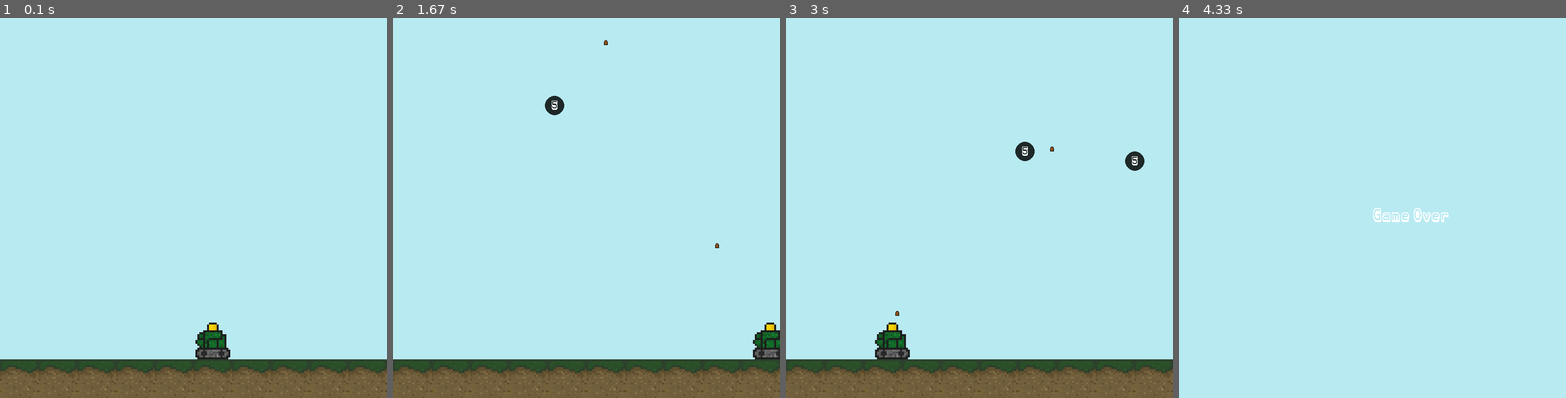
Above: before the commit, frames 1-4 (left to right).
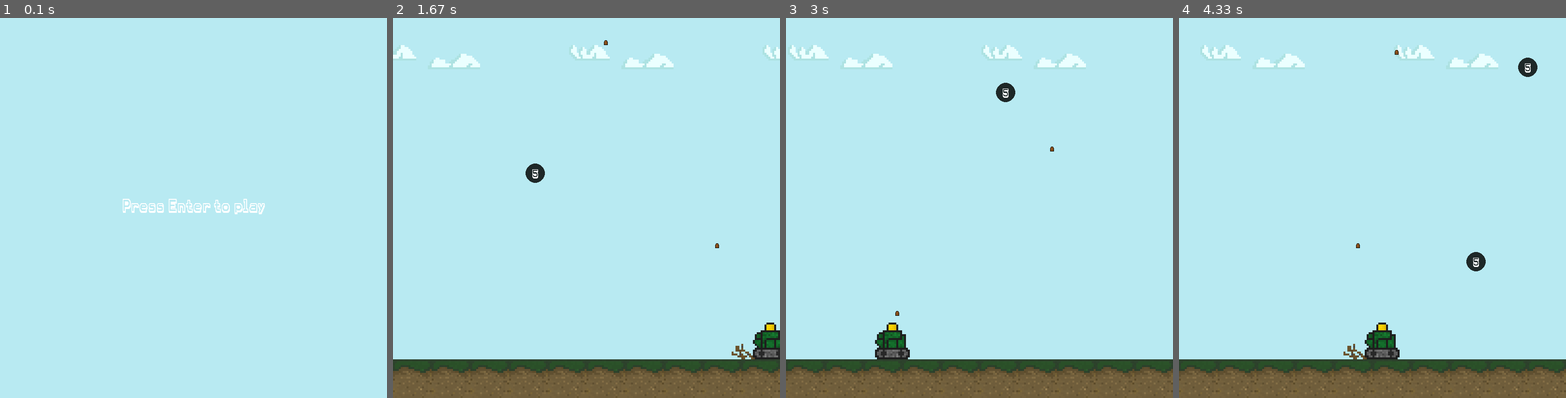
Above: after the commit, the same moments.

Repository: Dominik0409/Tank-game-using-pygame
Game: pygame game, started from tank.py
The game is run twice, just before and just after one commit, with the same random seed, the same clock (stepped at 60 frames per second) and the same inputs.
Inputs:
- Up to frame 1 (0.1 s): no input
- Up to frame 2 (1.67 s): tap Enter at 0.33 s; tap Space at 0.67, 1.07, 1.37, 1.57 s; hold Right 1-1.47 s; hold Right from 1.5 s (still down)
- Up to frame 3 (3 s): tap Space at 1.87, 2.07, 2.37, 2.63, 2.93 s; release Right at 1.97 s; hold Left 2-2.53 s; hold Left 2.57-2.97 s
- Up to frame 4 (4.33 s): hold Right 3-3.63 s; tap Space at 3.07, 3.37, 3.73, 4.03, 4.23 s; hold Left 3.67-4.13 s; hold Right from 4.17 s (still down)

The runs differ from the first frame. In frame 1, 11% of the frame differs, in the area x 0-100%, y 47-100%; in frame 2, 1.4%; in frame 3, 1.5%; in frame 4, 12%, in the area x 0-100%, y 7-100%.

Commit message:
29.08.21.1

Diff:
--- a/tank.py
+++ b/tank.py
@@ -1,5 +1,27 @@
 import pygame
 import random
+class Shield_bonus():
+    def __init__(self,game):
+        self.game = game
+        self.crate_png = pygame.image.load("resources/crate.png").convert_alpha()
+        self.crate_png = pygame.transform.scale(self.crate_png,(40,40))
+        self.bonus_shield = []
+    def draw(self):
+        self.update()
+        for i in self.bonus_shield:
+            self.game.display.blit(self.crate_png,(i[0].x,i[0].y))
+
+    def update(self):
+        for i in range(len(self.bonus_shield)):
+            self.bonus_shield[i][2] += 1/60
+            if self.bonus_shield[i][0].bottom < 700:
+                self.bonus_shield[i][0].y += (self.bonus_shield[i][1] + 9.8*self.bonus_shield[i][2])
+            else:
+                self.bonus_shield[i][0].bottom = 700
+
+
+    def spawn(self,x,y):
+        self.bonus_shield.append([pygame.Rect(x,y,20,20),5,0])
 class Ball():
     def __init__(self,game):
         self.game = game
@@ -12,7 +34,7 @@
         self.update()
         for i in self.ball:
             pygame.draw.circle(self.game.display,(30,40,40),(i[0].centerx,i[0].centery),20)
-            self.game.drawtext(20,self.game.font,str(i[4]),'white',i[0].x+13,i[0].y+5)
+            self.game.drawtext(20,self.game.font,str(i[4]),'white',i[0].centerx,i[0].centery)
     def update(self):
         for i in range(len(self.ball)):
             if self.ball[i][0].right > 800: self.ball[i][2] *= -1
@@ -22,7 +44,6 @@
             self.ball[i][0].x += self.ball[i][2]
             yv = self.ball[i][3] -self.g*self.ball[i][1]
             self.ball[i][1] += 1/60
-            print(yv)
             self.ball[i][0].y -= yv
     def spawn(self):
         if random.randint(0,100) == 1:
@@ -38,6 +59,7 @@
         if self.game.space:
             if self.cooldown == 1:
                 self.bullets_list.append(pygame.Rect(x,y,10,10))
+                self.game.sound('shot')
                 self.cooldown = 6
             else: self.cooldown -= 1
     def animate_bullets(self):
@@ -50,6 +72,8 @@
                     self.bullets_list.pop(i)
                     if self.game.ball.ball[j][4] != 1: self.game.ball.ball[j][4] -= 1
                     elif self.game.ball.ball[j][4] == 1:
+                        if random.randint(0,10) == 1:
+                            self.game.bonus_s.spawn(self.game.ball.ball[j][0].x, self.game.ball.ball[j][0].y)
                         self.game.ball.ball.pop(j)
                         self.game.score += 1
                     break
@@ -67,8 +91,35 @@
     def __init__(self,game):
         self.game = game
         self.tank = pygame.Rect(400,660,60,60)
-        self.tank_png = pygame.image.load("resources/tank.png").convert_alpha()
-        self.tank_png = pygame.transform.scale(self.tank_png,(80,80))
+        self.shield_rect = self.tank.copy()
+        self.shield_rect.inflate_ip(100,100)
+        self.shield = False
+        self.tank_png1 = pygame.image.load("resources/tank-1.png").convert_alpha()
+        self.tank_png1 = pygame.transform.scale(self.tank_png1,(80,80))
+        self.tank_png2 = pygame.image.load("resources/tank-2.png").convert_alpha()
+        self.tank_png2 = pygame.transform.scale(self.tank_png2,(80,80))
+        self.tank_png3 = pygame.image.load("resources/tank-3.png").convert_alpha()
+        self.tank_png3 = pygame.transform.scale(self.tank_png3,(80,80))
+        self.tank_png = [self.tank_png1,self.tank_png2,self.tank_png3]
+        self.frame = 1
+        self.move_left_1 = pygame.image.load("resources/move1.png").convert_alpha()
+        self.move_left_1 = pygame.transform.scale(self.move_left_1,(160,80))
+        self.move_left_2 = pygame.image.load("resources/move2.png").convert_alpha()
+        self.move_left_2 = pygame.transform.scale(self.move_left_2,(160,80))
+        self.move_left_3 = pygame.image.load("resources/move3.png").convert_alpha()
+        self.move_left_3 = pygame.transform.scale(self.move_left_3,(160,80))
+        self.move_left_4 = pygame.image.load("resources/move4.png").convert_alpha()
+        self.move_left_4 = pygame.transform.scale(self.move_left_4,(160,80))
+        self.move_left_5 = pygame.image.load("resources/move5.png").convert_alpha()
+        self.move_left_5 = pygame.transform.scale(self.move_left_5,(160,80))
+        self.move_left_6 = pygame.image.load("resources/move6.png").convert_alpha()
+        self.move_left_6 = pygame.transform.scale(self.move_left_6,(160,80))
+        self.move_left = [self.move_left_1,self.move_left_2,self.move_left_3,self.move_left_4,self.move_left_5,self.move_left_6]
+        self.frame_move_left = 0
+        self.frame_move_right = 0
+        self.shield_png = pygame.image.load("resources/shield.png").convert_alpha()
+        self.shield_png = pygame.transform.scale(self.shield_png,(160,160))
+        self.shield_time = 0
 
     def update(self):
         if self.game.left:
@@ -79,43 +130,126 @@
             self.tank.right = 800
         if self.tank.left < 0:
             self.tank.left = 0
+        self.shield_rect.midbottom = self.tank.midbottom
+
+    def animation(self):
+        if self.game.space:
+            self.game.display.blit(self.tank_png[self.frame], (self.tank.x,self.tank.y-16))
+            self.frame += 1
+            if self.frame == 3: self.frame = 0
+        else:
+            self.game.display.blit(self.tank_png[0], (self.tank.x,self.tank.y-16))
+        if self.shield:
+            self.game.display.blit(self.shield_png, (self.tank.x-40,self.tank.y-96))
+
+    def animation_move_left(self):
+        if self.game.left:
+            self.game.display.blit(self.move_left[int(self.frame_move_left/2)], (self.tank.x,self.tank.y-16))
+            self.frame_move_left += 0.5
+            if self.frame_move_left == 11: self.frame_move_left = 0
+
+    def animation_move_right(self):
+        if self.game.right:
+            self.game.display.blit(pygame.transform.flip(self.move_left[int(self.frame_move_right/2)],True,False), (self.tank.x-80,self.tank.y-16))
+            self.frame_move_right += 0.5
+            if self.frame_move_right == 11: self.frame_move_right = 0
+
+    def engine_sound(self):
+        if self.game.right or self.game.left:
+            if not self.game.engine_channel.get_busy(): self.game.engine_channel.play(self.game.engine)
+        else: self.game.engine_channel.stop()
+
+
+
 class CannonGame():
 
     def __init__(self):
         pygame.init()
+        pygame.mixer.init()
         self.clock = pygame.time.Clock()
         self.display = pygame.display.set_mode((800,800))
         self.running = True
-        self.pause = False
+        self.pause = True
         self.can = Cannon(self)
         self.bul = Bullets(self)
         self.ball = Ball(self)
+        self.bonus_s = Shield_bonus(self)
         self.score = 0
         self.grass1_png = pygame.image.load("resources/grass1.png").convert_alpha()
         self.grass1_png = pygame.transform.scale(self.grass1_png,(80,80))
+        self.cloud_1_png = pygame.image.load("resources/cloud1.png").convert_alpha()
+        self.cloud_1_png = pygame.transform.scale(self.cloud_1_png,(160,80))
+        self.cloud_2_png = pygame.image.load("resources/cloud2.png").convert_alpha()
+        self.cloud_2_png = pygame.transform.scale(self.cloud_2_png,(160,80))
+        self.cloudx = -100
         self.font = "resources/Font1.ttf"
+        self.shot = pygame.mixer.Sound("resources/shot.mp3")
+        self.engine = pygame.mixer.Sound("resources/engine.mp3")
+        self.engine_channel = pygame.mixer.Channel(1)
+        self.shot_channel = pygame.mixer.Channel(2)
         self.left, self.right, self.space = False,False,False
 
 
     def loop(self):
+        if pygame.time.get_ticks() - self.can.shield_time > 5000 and self.can.shield_time != 0:
+            self.can.shield = False
+            self.shield_time = 0
         self.can.update()
         self.bul.fire(self.can.tank.centerx+5,self.can.tank.y)
         self.display.fill((184,234,242))
+        self.draw_clouds()
         pygame.draw.rect(self.display,'red',pygame.Rect(0,0,800*(self.score/100),20))
+        self.bonus_s.draw()
         self.ball.draw()
         for i in range(10):
             self.display.blit(self.grass1_png, (i*80,720))
 
         self.bul.animate_bullets()
-        self.display.blit(self.can.tank_png, (self.can.tank.x,self.can.tank.y-16))
+        self.can.animation()
+        self.can.animation_move_left()
+        self.can.animation_move_right()
+        self.can.engine_sound()
         self.ball.spawn()
         self.collision()
         self.isover()
+
+    def draw_clouds(self):
+        self.cloudx += 0.5
+        self.display.blit(self.cloud_1_png,(int(self.cloudx)-400,50))
+        self.display.blit(self.cloud_2_png,(int(self.cloudx)-300,60))
+        self.display.blit(self.cloud_1_png,(int(self.cloudx),50))
+        self.display.blit(self.cloud_2_png,(int(self.cloudx)+100,60))
+        self.display.blit(self.cloud_1_png,(int(self.cloudx)+400,50))
+        self.display.blit(self.cloud_2_png,(int(self.cloudx)+500,60))
+        self.display.blit(self.cloud_1_png,(int(self.cloudx)+800,50))
+        self.display.blit(self.cloud_2_png,(int(self.cloudx)+900,60))
+        if self.cloudx == 300: self.cloudx = -100
+
+    def idle_screen(self):
+        self.display.fill((184,234,242))
+        self.drawtext(30,self.font,'Press Enter to play','white',400,400)
+        pygame.display.flip()
+
+    def sound(self, sound):
+        if sound == 'shot':
+            self.shot_channel.play(self.shot)
 
     def collision(self):
         for i in range(len(self.ball.ball)):
             if self.ball.ball[i][0].colliderect(self.can.tank):
                 self.gameover()
+        if self.can.shield:
+            for i in range(len(self.ball.ball)):
+                if self.ball.ball[i][0].colliderect(self.can.shield_rect):
+                    self.ball.ball.pop(i)
+                    break
+        for i in range(len(self.bonus_s.bonus_shield)):
+            if self.bonus_s.bonus_shield[i][0].colliderect(self.can.tank):
+                self.can.shield = True
+                self.can.shield_time = pygame.time.get_ticks()
+                self.bonus_s.bonus_shield.pop(i)
+                break
+
     def isover(self):
         if self.score == 100:
             self.gameover()
@@ -136,7 +270,7 @@
         fontwsize = pygame.font.Font(font,size)
         text = fontwsize.render(text,True,color)
         text_rect = text.get_rect()
-        text_rect.topleft = (x,y)
+        text_rect.center = (x,y)
         self.display.blit(text,text_rect)
 
 
@@ -146,6 +280,7 @@
         self.left, self.right = False,False
 
     def run(self):
+        self.idle_screen()
         while self.running:
             while not self.pause:
                 for event in pygame.event.get():
Binary file added: resources/cloud1.png
Binary file added: resources/cloud2.png
Binary file added: resources/crate.png
Binary file added: resources/move1.png
Binary file added: resources/move2.png
Binary file added: resources/move3.png
Binary file added: resources/move4.png
Binary file added: resources/move5.png
Binary file added: resources/move6.png
Binary file added: resources/shield.png
Renamed: resources/tank.png -> resources/tank-1.png
Binary file added: resources/tank-2.png
(and 3 more such lines)
